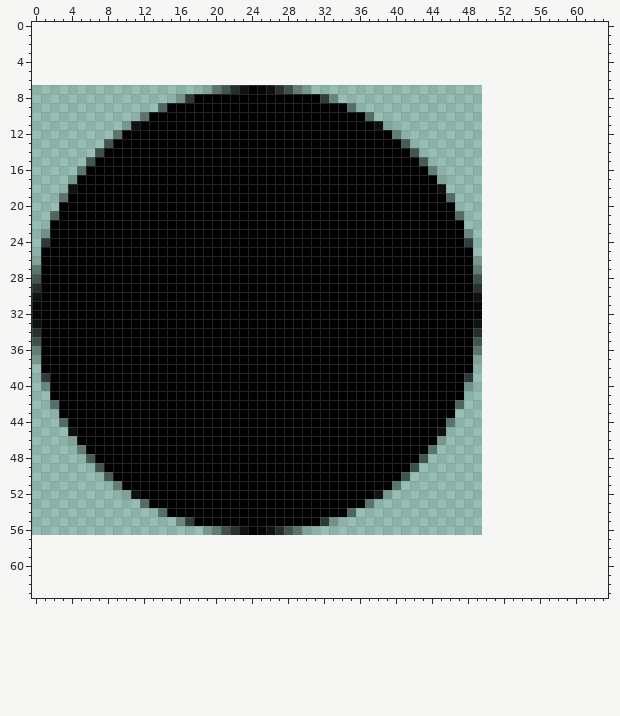
Pixel-art sprite: img/player.png. Above: the version before the commit.
The file is 50x50 pixels. Pixels under 10% opacity are left out. Colours within 5 levels of each other are drawn and written as one. The old version is drawn lined up with the new one, on the new canvas.
The result:
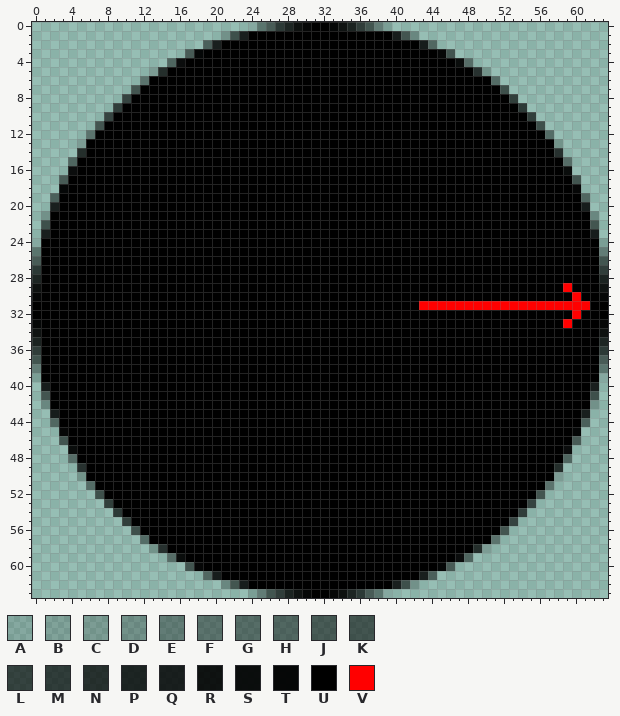
Palette (. is transparent): A #0000001d  B #00000026  C #0000002d  D #0000003d  E #00000058  F #00000064  G #0000006d  H #00000075  J #00000085  K #0000008d  L #000000a5  M #000000ad  N #000000bd  P #000000cd  Q #000000d5  R #000000e6  S #000000ed  T #000000f5  U #000000  V #ff0000
Change:
canvas 50x50 -> 64x64, the old top-left corner now at 0,7
Changed rows in their new state; - is an unchanged pixel.
first column x 0:
 0 ------------------------AEJMPRTUUTRPMJEA------------------------
 1 ---------------------DKQUUUUUUUUUUUUUUUUQKD---------------------
 2 -------------------HQUUUUUUUUUUUUUUUUUUUUUUQH-------------------
 3 -----------------JTUUUUUUUUUUUUUUUUUUUUUUUUUUTJ-----------------
 4 ---------------GSUUUUUUUUUUUUUUUUUUUUUUUUUUUUUUSG---------------
 5 -------------CNUUUUUUUUUUUUUUUUUUUUUUUUUUUUUUUUUUNC-------------
 6 ------------FUUUUUUUUUUUUUUUUUUUUUUUUUUUUUUUUUUUUUUF------------
 7 -----------KUUUUUUUUUUUU-UUUUUUUUUUUUUUUUUUUUUUUUUUUK-----------
 8 ----------LUUUUUUU--------------UUUUUUUUUUUUUUUUUUUUUL----------
 9 ---------MUUUUU--------------------UUUUUUUUUUUUUUUUUUUM---------
10 --------LUUUU------------------------UUUUUUUUUUUUUUUUUUL--------
11 -------KUUUU--------------------------UUUUUUUUUUUUUUUUUUK-------
12 ------FUUU------------------------------UUUUUUUUUUUUUUUUUF------
13 -----CUUU--------------------------------UUUUUUUUUUUUUUUUUC-----
14 -----NUU----------------------------------UUUUUUUUUUUUUUUUN-----
15 ----GUU------------------------------------UUUUUUUUUUUUUUUUG----
16 ----SU--------------------------------------UUUUUUUUUUUUUUUS----
17 ---JU----------------------------------------UUUUUUUUUUUUUUUJ---
18 ---TU----------------------------------------UUUUUUUUUUUUUUUT---
19 --HU------------------------------------------UUUUUUUUUUUUUUUH--
20 --Q--------------------------------------------UUUUUUUUUUUUUUQ--
21 -DU--------------------------------------------UUUUUUUUUUUUUUUD-
22 -K----------------------------------------------UUUUUUUUUUUUUUK-
23 -Q----------------------------------------------UUUUUUUUUUUUUUQ-
24 AU----------------------------------------------UUUUUUUUUUUUUUUA
25 E------------------------------------------------UUUUUUUUUUUUUUE
26 J------------------------------------------------UUUUUUUUUUUUUUJ
27 M------------------------------------------------UUUUUUUUUUUUUUM
28 P------------------------------------------------UUUUUUUUUUUUUUP
29 R------------------------------------------------UUUUUUUUUUVUUUR
30 T------------------------------------------------UUUUUUUUUUUVUUT
31 U------------------------------------------VVVVVVVVVVVVVVVVVVVUU
32 U------------------------------------------------UUUUUUUUUUUVUUU
33 T------------------------------------------------UUUUUUUUUUVUUUT
34 R------------------------------------------------UUUUUUUUUUUUUUR
35 P------------------------------------------------UUUUUUUUUUUUUUP
36 M------------------------------------------------UUUUUUUUUUUUUUM
37 J------------------------------------------------UUUUUUUUUUUUUUJ
38 E------------------------------------------------UUUUUUUUUUUUUUE
39 AU----------------------------------------------UUUUUUUUUUUUUUUA
40 -Q----------------------------------------------UUUUUUUUUUUUUUQ-
41 -K----------------------------------------------UUUUUUUUUUUUUUK-
42 -DU--------------------------------------------UUUUUUUUUUUUUUUD-
43 --Q--------------------------------------------UUUUUUUUUUUUUUQ--
44 --HU------------------------------------------UUUUUUUUUUUUUUUH--
45 ---TU----------------------------------------UUUUUUUUUUUUUUUT---
46 ---JU----------------------------------------UUUUUUUUUUUUUUUJ---
47 ----SU--------------------------------------UUUUUUUUUUUUUUUS----
48 ----GUU------------------------------------UUUUUUUUUUUUUUUUG----
49 -----NUU----------------------------------UUUUUUUUUUUUUUUUN-----
50 -----CUUU--------------------------------UUUUUUUUUUUUUUUUUC-----
51 ------FUUU------------------------------UUUUUUUUUUUUUUUUUF------
52 -------KUUUU--------------------------UUUUUUUUUUUUUUUUUUK-------
53 --------LUUUU------------------------UUUUUUUUUUUUUUUUUUL--------
54 ---------MUUUUU--------------------UUUUUUUUUUUUUUUUUUUM---------
55 ----------LUUUUUUU--------------UUUUUUUUUUUUUUUUUUUUUL----------
56 -----------KUUUUUUUUUUUU-UUUUUUUUUUUUUUUUUUUUUUUUUUUK-----------
57 ------------FUUUUUUUUUUUUUUUUUUUUUUUUUUUUUUUUUUUUUUF------------
58 -------------CNUUUUUUUUUUUUUUUUUUUUUUUUUUUUUUUUUUNC-------------
59 ---------------GSUUUUUUUUUUUUUUUUUUUUUUUUUUUUUUSG---------------
60 -----------------JTUUUUUUUUUUUUUUUUUUUUUUUUUUTJ-----------------
61 -------------------HQUUUUUUUUUUUUUUUUUUUUUUQH-------------------
62 ---------------------DKQUUUUUUUUUUUUUUUUQKD---------------------
63 ------------------------AEJMPRTUUTRPMJEA------------------------
Changed places in both pictures, as pixel boxes (x1, y1, x2, y2):
changed: (32, 22, 608, 598)
